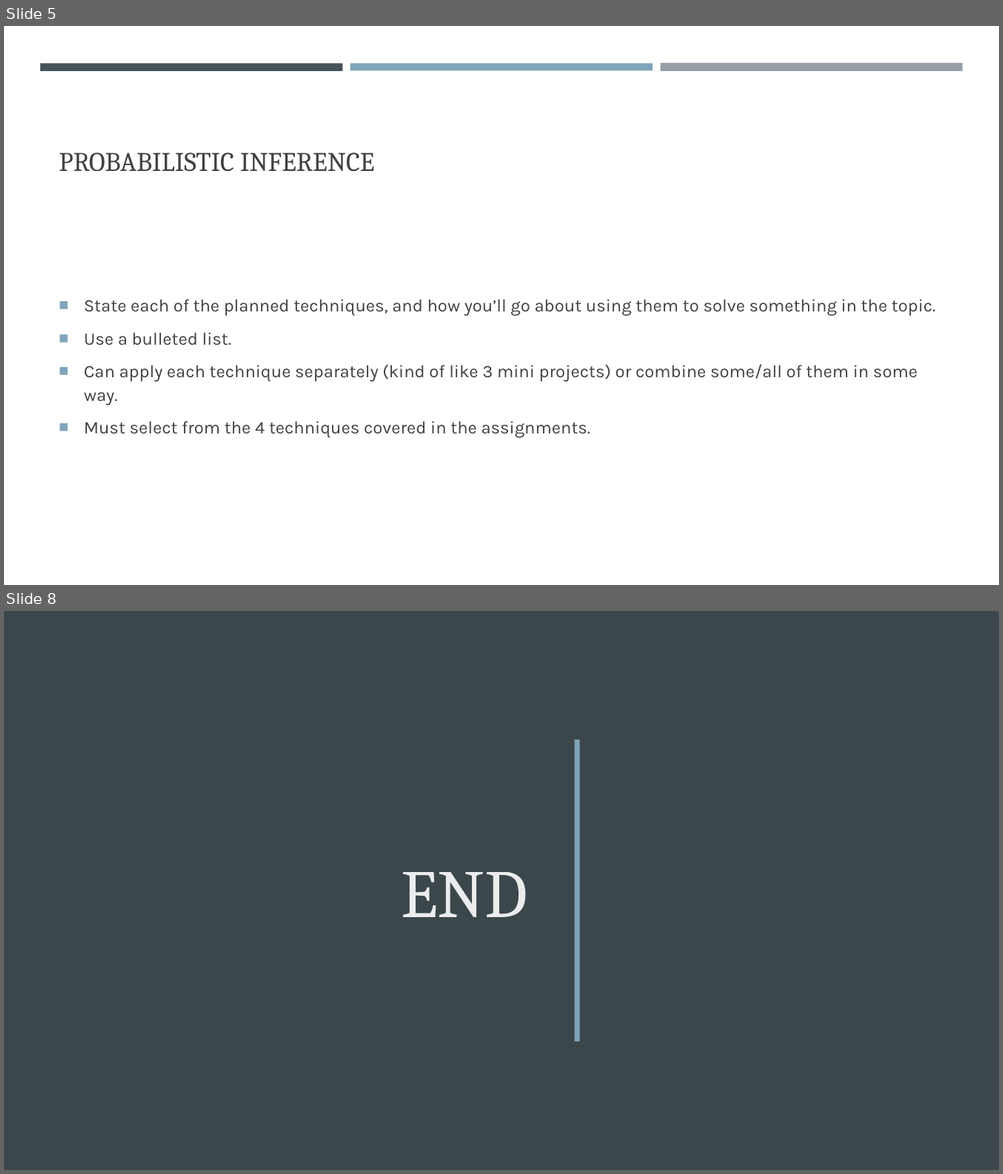
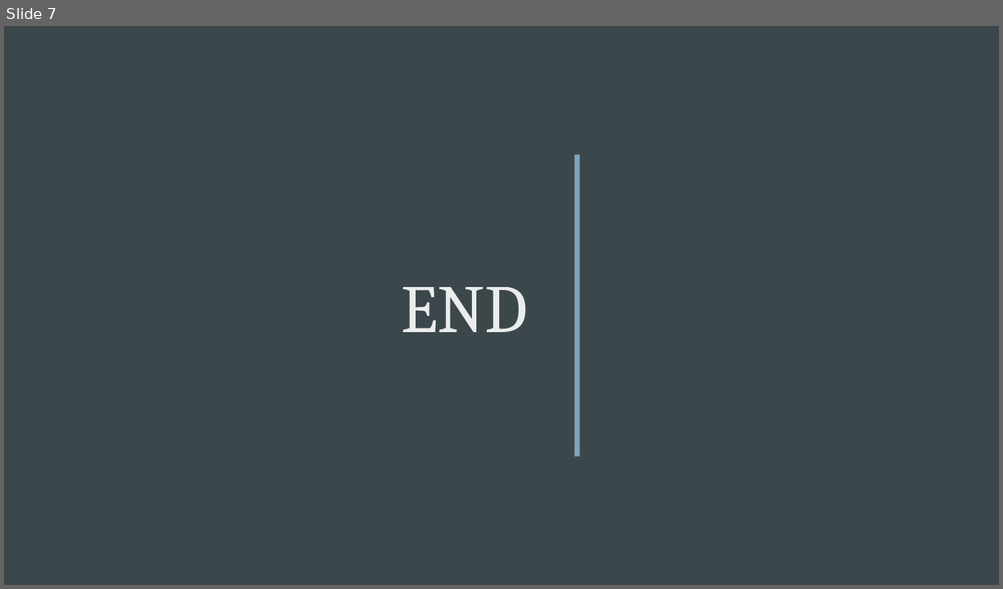
Before and after one commit to NicholasTillo/Gitaxian-Probe, a slide deck: problem_formulation.pptx. Shown one above the other, each under a label of ours: slides 5 and 8 before the commit, slide 7 after it; the slides between them are not shown. The pictures are 1003x1174 and 1003x589 pixels, drawn with LibreOffice and Linux fonts; fonts in the diff are those of the drawing. Boxes give left, top, right and bottom in pixels: in the first picture for what was removed or moved away, otherwise in the second. Text is boxed around its words. In the diff, an @@ line names an element or a change of style, - is before the commit and + after.

```diff
--- a/problem_formulation.pptx
+++ b/problem_formulation.pptx
@@ slide 5 removed at (4,26,999,585), background #FFFFFF @@
@@ rectangle removed at (40,63,343,70) @@
@@ rectangle removed at (350,63,652,70) @@
@@ rectangle removed at (660,63,962,72) @@
@@ title removed at (59,153,375,172) @@
-PROBABILISTIC INFERENCE
@@ text removed at (84,299,936,438) @@
-■ State each of the planned techniques, and how you’ll go about using them to solve something in the topic.
-■ Use a bulleted list.
-■ Can apply each technique separately (kind of like 3 mini projects) or combine some/all of them in some way.
-■ Must select from the 4 techniques covered in the assignments.
@@ what was slide 8 is now slide 7 @@
```
Also in this commit, not shown: 5 slides changed, 1 slide added, 1 other slide removed.
